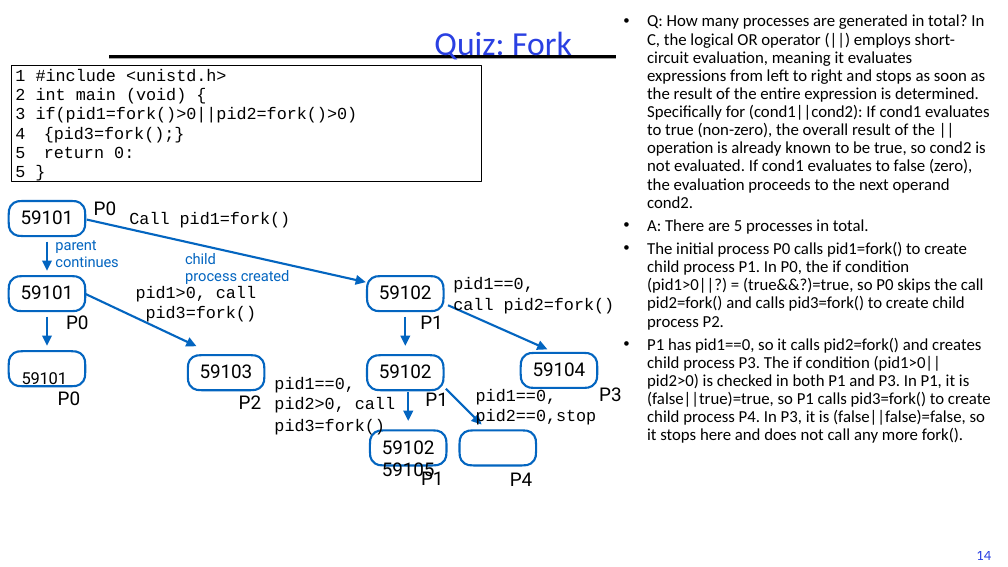
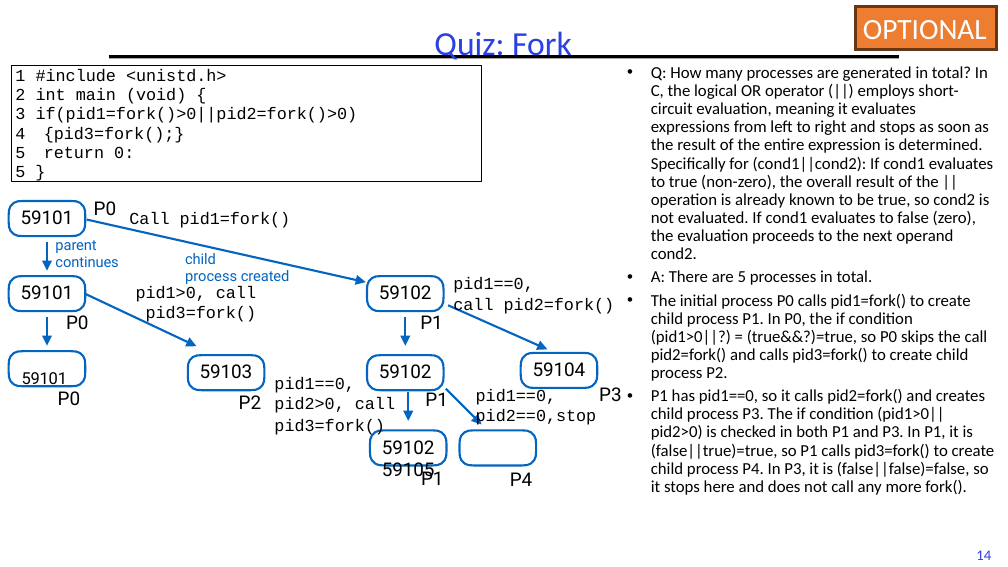
Before and after one commit to guhofstra/CSC256Fa25, a slide deck: slide 14 of PPTs/L2-Exercises ANS.pptx. Drawn at 1008x567 pixels with LibreOffice and Linux fonts; fonts in the diff are those of the drawing. Boxes give left, top, right and bottom in pixels: in the first picture for what was removed or moved away, otherwise in the second. Text is boxed around its words. In the diff, an @@ line names an element or a change of style, - is before the commit and + after.

```diff
--- a/PPTs/L2-Exercises ANS.pptx
+++ b/PPTs/L2-Exercises ANS.pptx
@@ rectangle added at [856,6,997,49], fill #ED7D31, outline #683715 3 pt, 28 pt, text #FFFFFF @@
+OPTIONAL
@@ text "Q: How many processes are ...": place and size @@
-text "Q: How many processes are ..." at [647,14,991,443]
+text "Q: How many processes are ..." at [651,66,995,495]
```
Also in this commit, not shown: 1 other slide changed, 1 slide removed, 3 other files.
